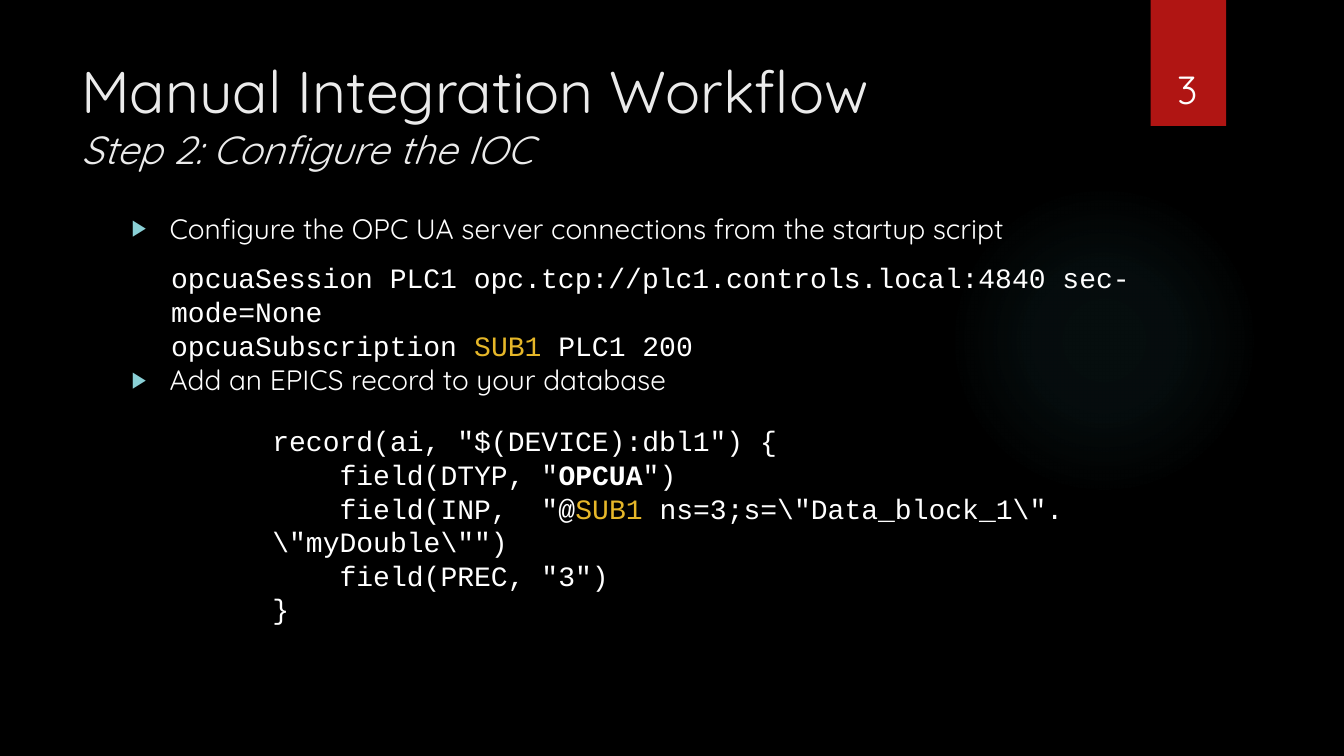
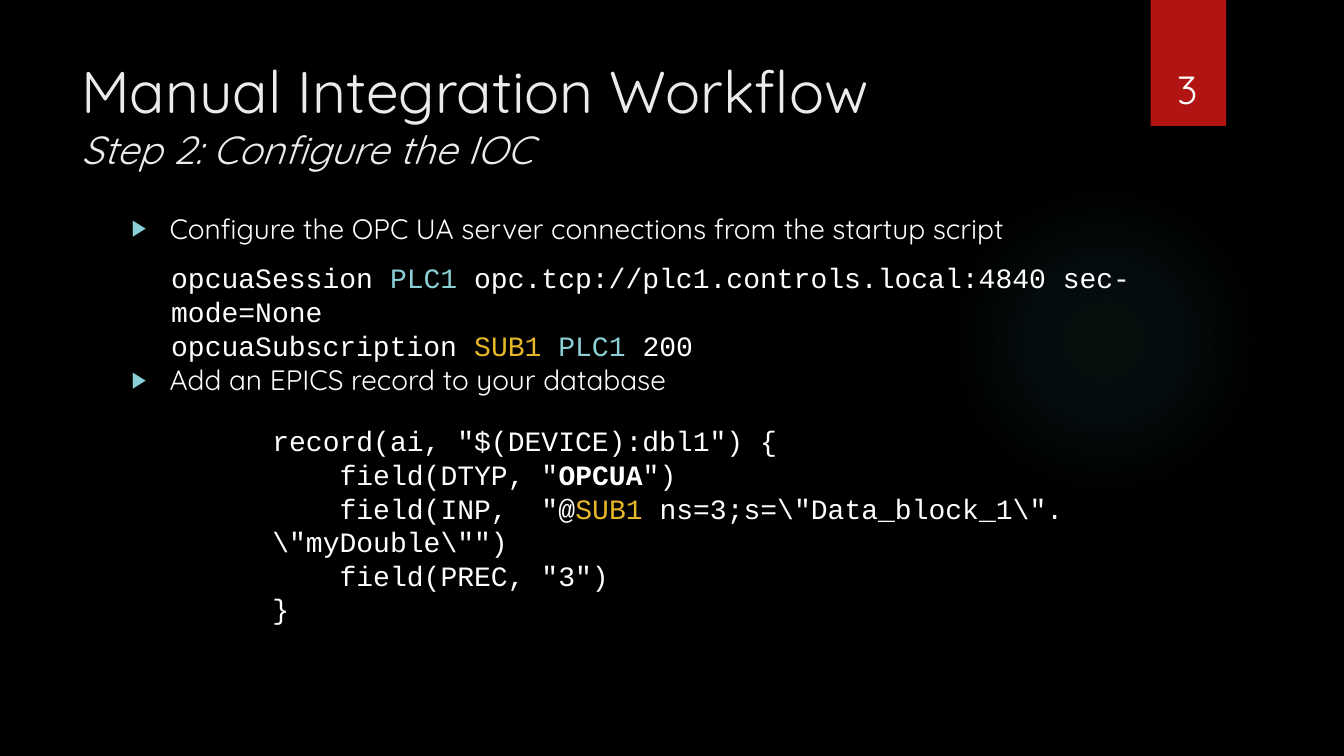
Before and after one commit to epics-training/opcua-support, a slide deck: slide 3 of presentations/OPC UA Device Support - Hands-On.pptx. Drawn at 1344x756 pixels with LibreOffice and Linux fonts; fonts in the diff are those of the drawing; background and template pictures are left out. Boxes give left, top, right and bottom in pixels: in the first picture for what was removed or moved away, otherwise in the second. Text is boxed around its words. In the diff, an @@ line names an element or a change of style, - is before the commit and + after.

```diff
--- a/presentations/OPC UA Device Support - Hands-On.pptx
+++ b/presentations/OPC UA Device Support - Hands-On.pptx
@@ text "opcuaSession PLC1 opc.tcp://plc1.controls.local:4840 sec-mod ..." at <box>171,268,1130,362</box>: text colour #FFFFFF to #8AD0D6 in "PLC1", "PLC1" @@
```
Also in this commit, not shown: 1 other slide changed, 1 slide added, 1 other file.
